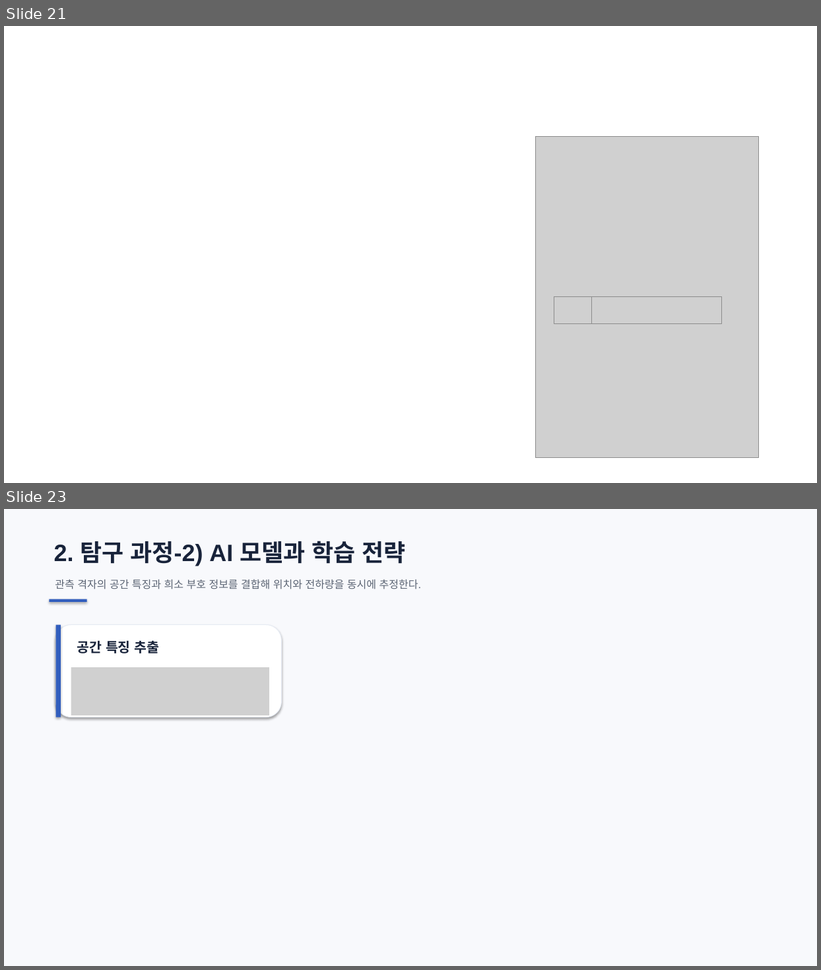
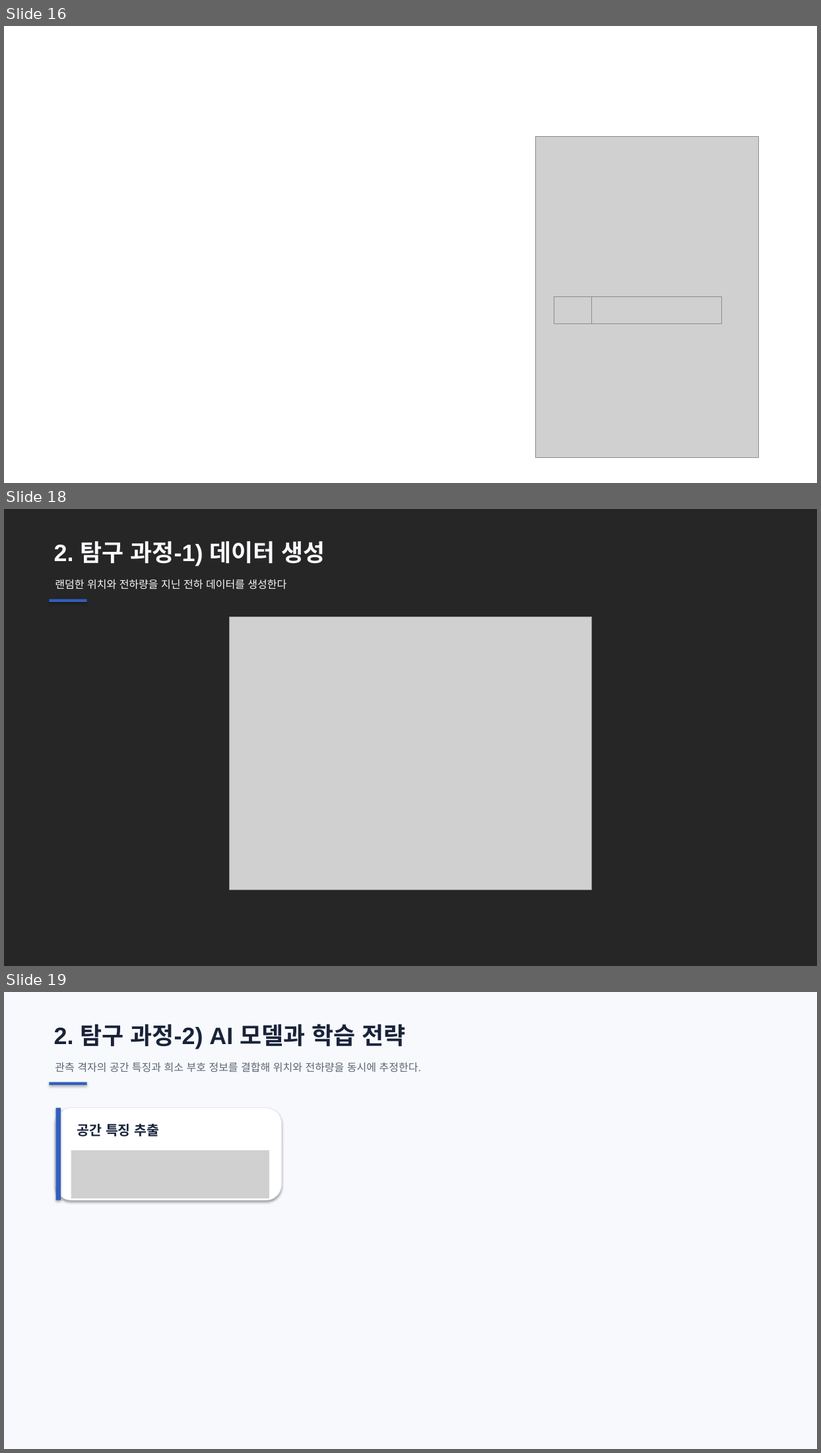
Before and after one commit to ohyunu525/KK-AI, a slide deck: Documents/보고서 파일.pptx. Shown one above the other, each under a label of ours: slides 21 and 23 before the commit, slides 16, 18 and 19 after it; the slides between them are not shown. The pictures are 821x970 and 821x1453 pixels, drawn with LibreOffice and Linux fonts; fonts in the diff are those of the drawing; grey boxes stand for pictures; background and template pictures are left out. Boxes give left, top, right and bottom in pixels: in the first picture for what was removed or moved away, otherwise in the second. Text is boxed around its words. In the diff, an @@ line names an element or a change of style, - is before the commit and + after.

```diff
--- a/Documents/보고서 파일.pptx
+++ b/Documents/보고서 파일.pptx
@@ slide 18 added at (4,509,817,966), background #262626 @@
@@ text added at (54,541,325,566), 28 pt, text #F8F9FC, bold @@
+2. 탐구 과정-1) 데이터 생성
@@ text added at (55,579,286,590), 12.5 pt, text #F8F9FC @@
+랜덤한 위치와 전하량을 지닌 전하 데이터를 생성한다
@@ rectangle added at (49,599,87,601), fill #315EBE @@
@@ picture added at (229,617,592,890) @@
@@ what was slide 21 is now slide 16 @@
@@ what was slide 23 is now slide 19 @@
```
Also in this commit, not shown: 9 slides changed, 7 other slides added, 21 other files.
